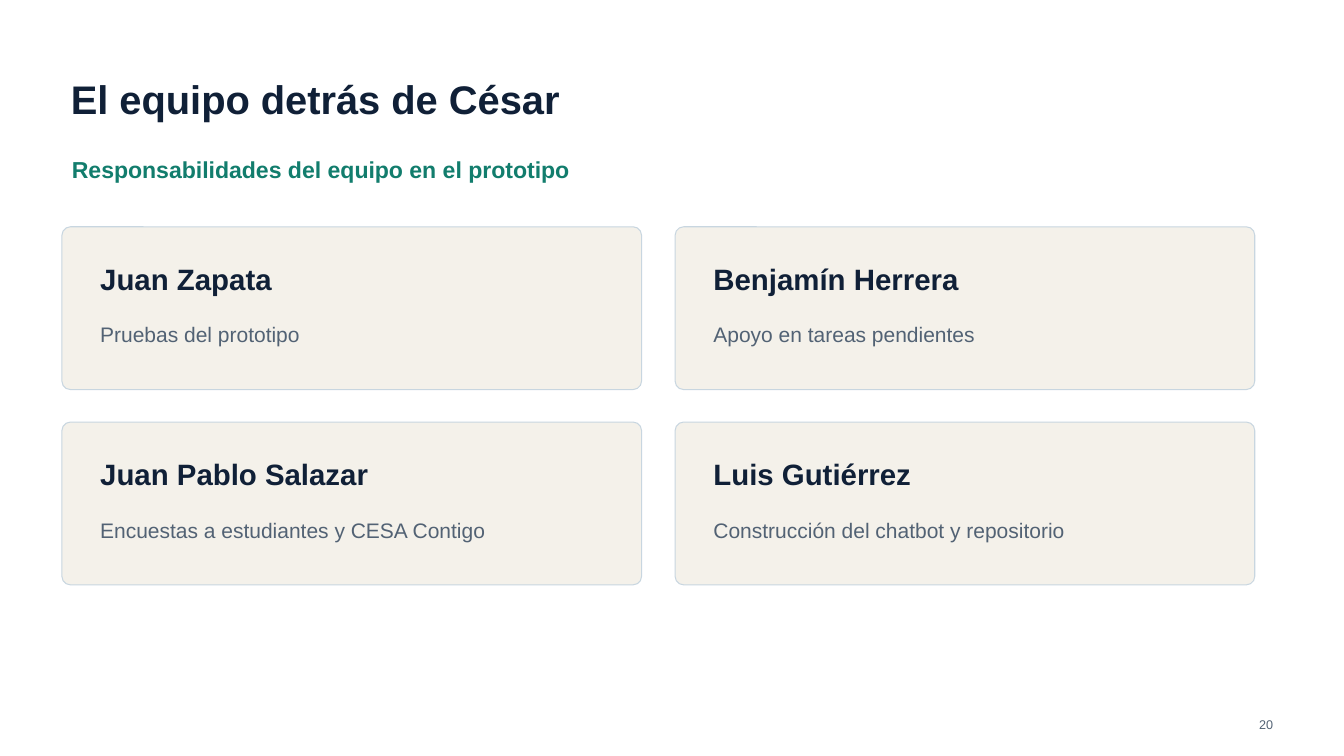
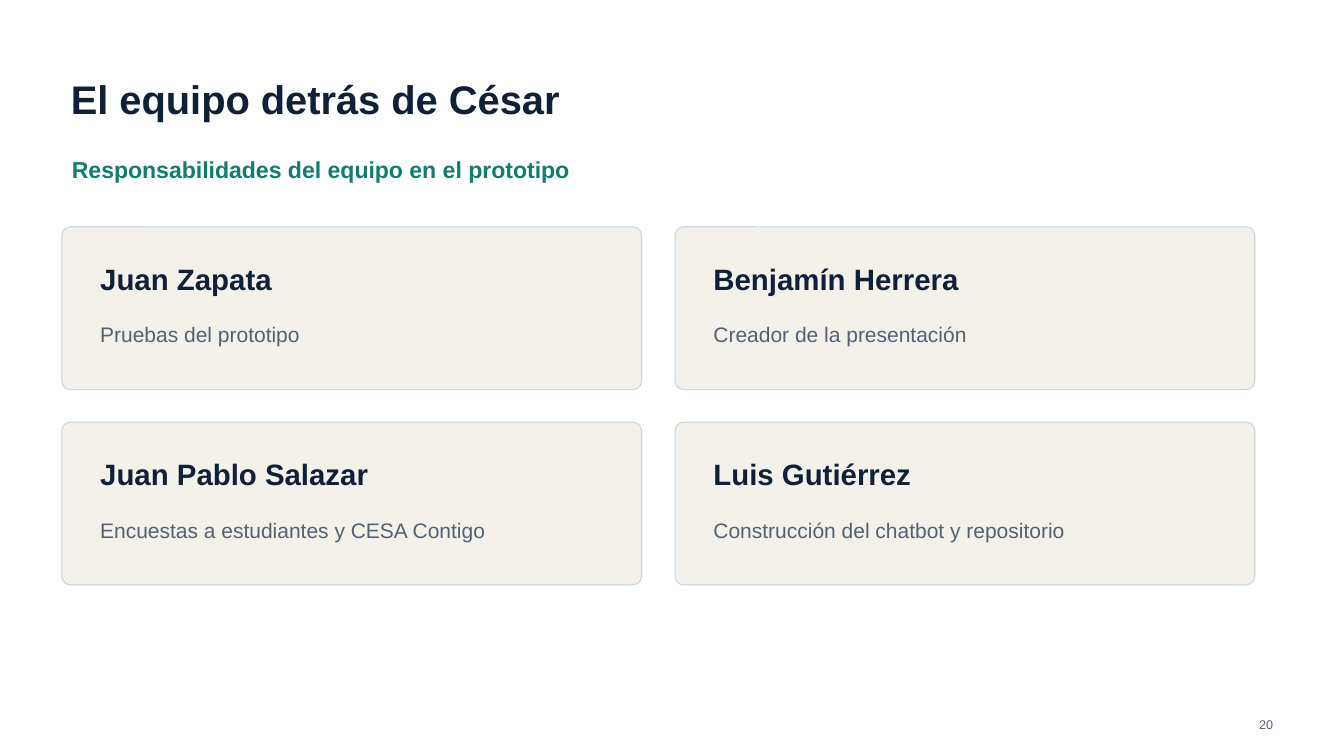
Before and after one commit to luisegutierrez2005/Hackaton-Chatbot, a slide deck: slide 20 of presentacion/Cesar_CESA_vision_y_prototipo_v9.pptx. Drawn at 1344x756 pixels with LibreOffice and Linux fonts; fonts in the diff are those of the drawing. Boxes give left, top, right and bottom in pixels: in the first picture for what was removed or moved away, otherwise in the second. Text is boxed around its words. In the diff, an @@ line names an element or a change of style, - is before the commit and + after.

Commit message:
Credit Benjamin as presentation creator

```diff
--- a/presentacion/Cesar_CESA_vision_y_prototipo_v9.pptx
+++ b/presentacion/Cesar_CESA_vision_y_prototipo_v9.pptx
@@ text at [713,326,966,347]: text changed @@
-Apoyo en tareas pendientes
+Creador de la presentación
```
